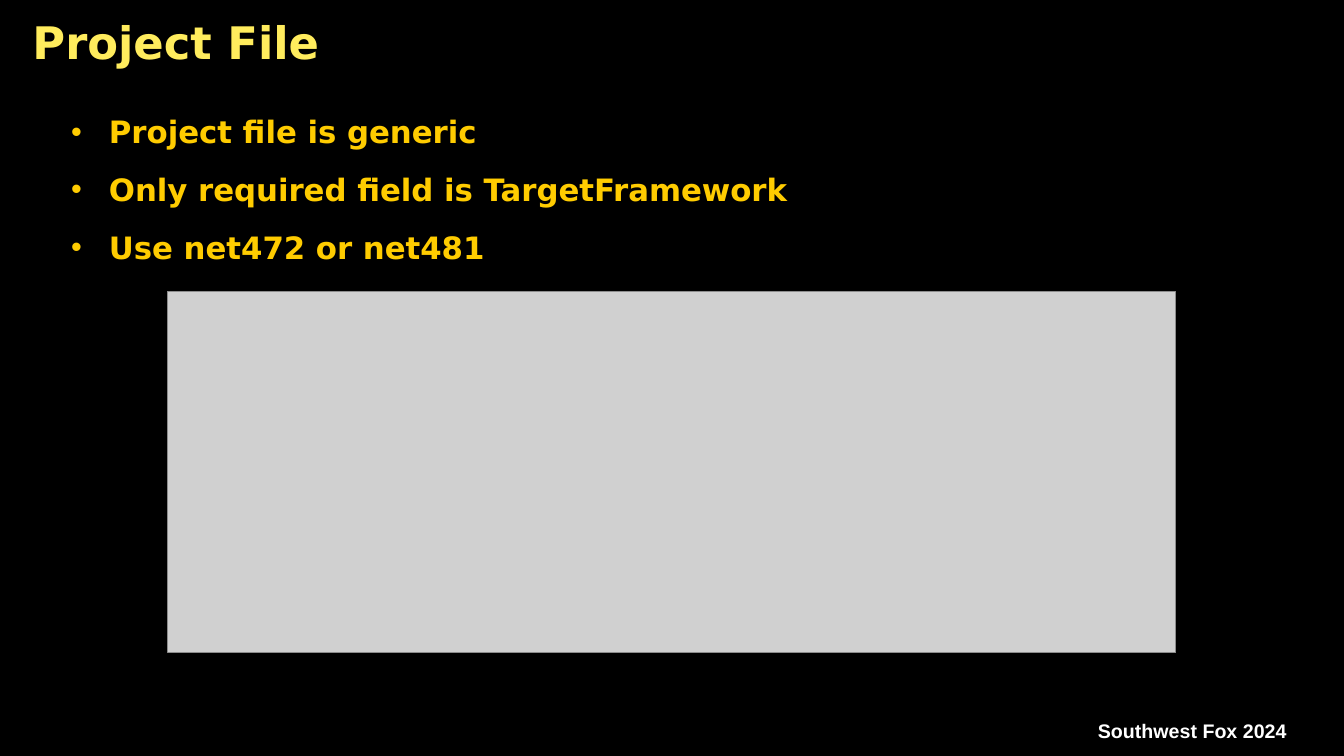
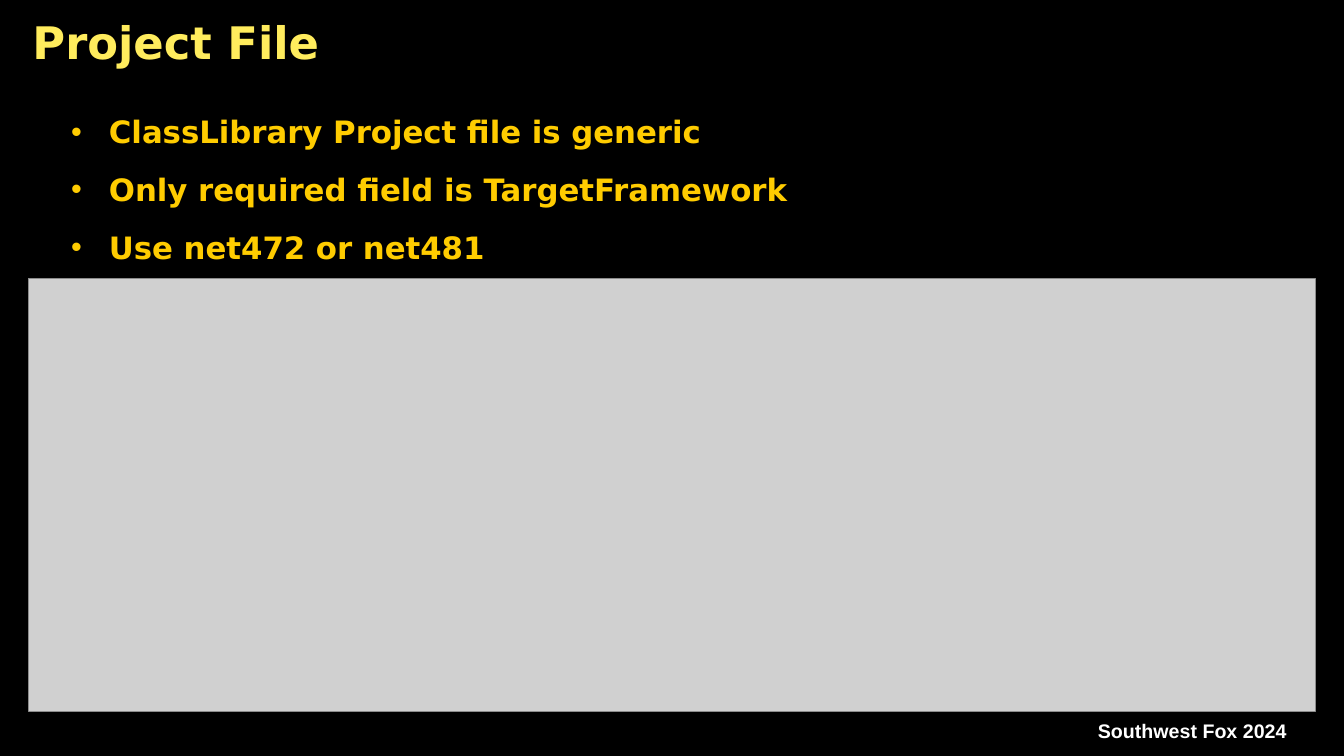
Before and after one commit to RickStrahl/swfox2024-wwdotnetbridge-revisited, a slide deck: slide 25 of Documents/Strahl-swFox2024-wwDotnetBridge-Revisited.pptx. Drawn at 1344x756 pixels with LibreOffice and Linux fonts; fonts in the diff are those of the drawing; grey boxes stand for pictures; background and template pictures are left out. Boxes give left, top, right and bottom in pixels: in the first picture for what was removed or moved away, otherwise in the second. Text is boxed around its words. In the diff, an @@ line names an element or a change of style, - is before the commit and + after.

```diff
--- a/Documents/Strahl-swFox2024-wwDotnetBridge-Revisited.pptx
+++ b/Documents/Strahl-swFox2024-wwDotnetBridge-Revisited.pptx
@@ text at [109, 119, 700, 150]: text changed @@
-• Project file is generic
+• ClassLibrary Project file is generic
@@ picture: place and size @@
-picture at [168, 291, 1177, 652]
+picture at [29, 278, 1316, 712]
```
Also in this commit, not shown: 14 other slides changed, 24 other files.
